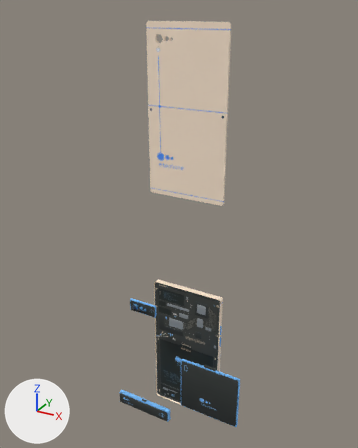
Before and after pictures for a commit that changed the glTF model static/models/phone/gltf-bin/phone.glb.
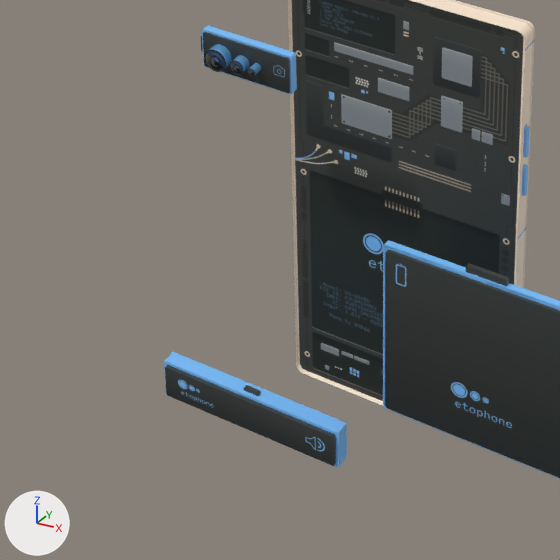
Old and new are each drawn whole from a 50 mm camera at (20.07, -38.15, 33.65) aimed at (-0.49, -0.78, 14.96) and again close up on the part from 21% to 64% of the width and 65% to 100% of the height. The axes (+X, +Y, +Z) are drawn at lower left. The lights are the same throughout. Both versions are drawn at frame 26 of the action 'CombinedAnimations'; the numbers are the values there.

Names of what the first close-up shows: 'PhonePart_Battery', 'PhonePart_Camera', 'PhonePart_Speakers', 'Phone_Internals', 'Phone_Screen'.
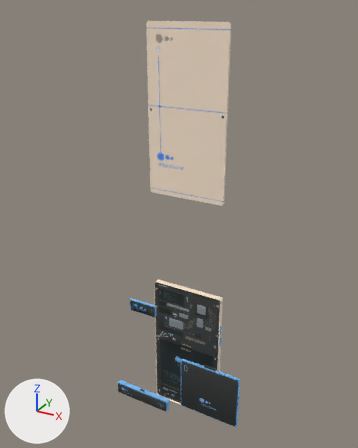
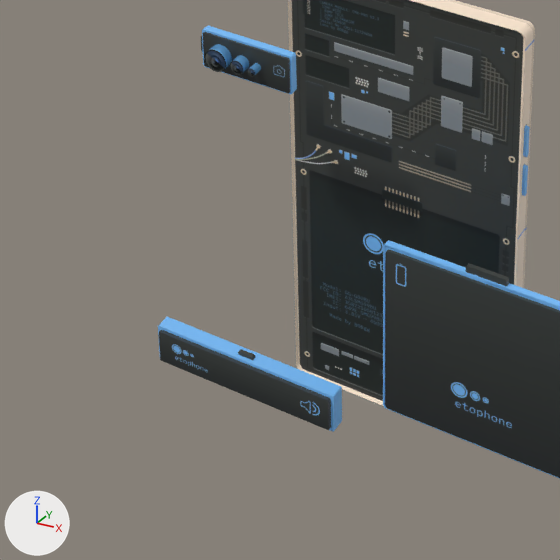
Pixel boxes (x1, y1, x2, y2) of what changed, in the close-ups (560 x 560 px):
'PhonePart_Speakers', moved: before (164, 352, 347, 467); after (158, 317, 342, 432)
'PhonePart_Speakers_Connector', moved: before (244, 385, 261, 396); after (238, 349, 255, 360)

What changed in the scene script:
```text
Change ob_phonepart_speakers:
    ob_phonepart_speakers.location: (3.526, 3.158, -6.543) -> (3.678, 3.158, -5.211)
```
